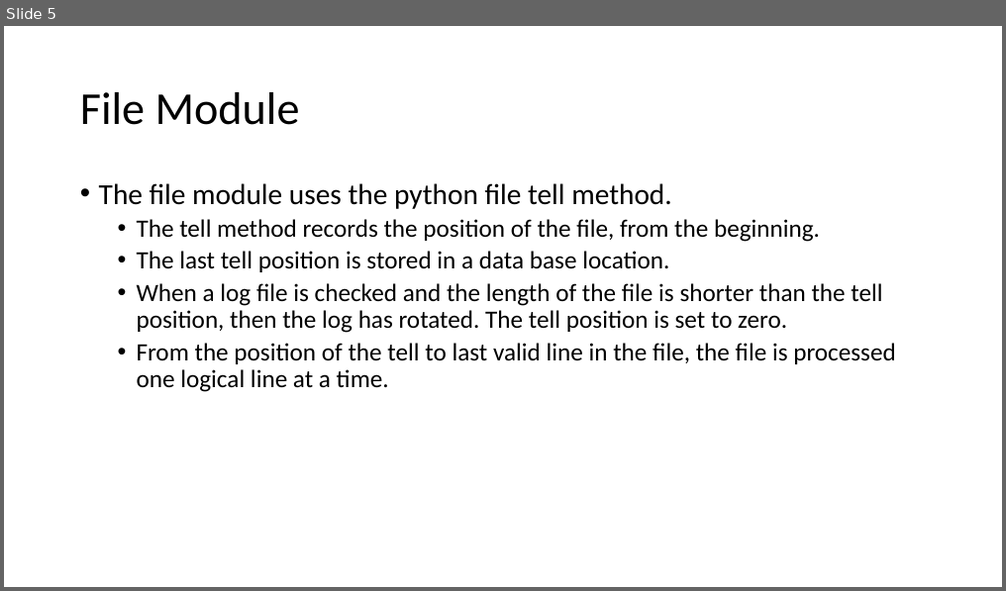
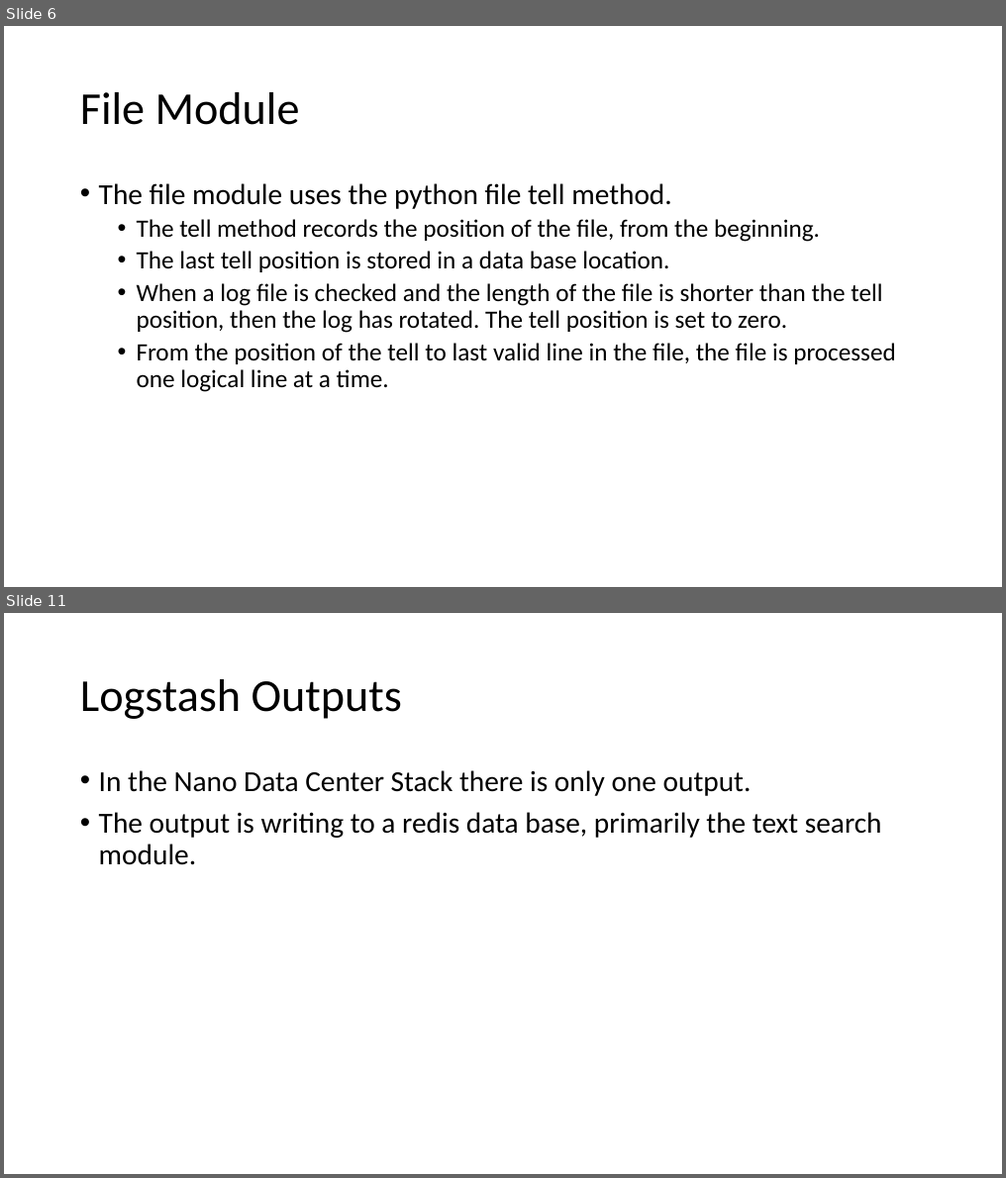
Before and after one commit to NanoDataCenter/nano_data_center, a slide deck: presentations/session_3/Redis as Elastic Search.pptx. Shown one above the other, each under a label of ours: slide 5 before the commit, slides 6 and 11 after it; the slides between them are not shown. The pictures are 1006x591 and 1006x1178 pixels, drawn with LibreOffice and Linux fonts; fonts in the diff are those of the drawing. Boxes give left, top, right and bottom in pixels: in the first picture for what was removed or moved away, otherwise in the second. Text is boxed around its words. In the diff, an @@ line names an element or a change of style, - is before the commit and + after.

```diff
--- a/presentations/session_3/Redis as Elastic Search.pptx
+++ b/presentations/session_3/Redis as Elastic Search.pptx
@@ slide 11 added at [4,613,1002,1174], background #FFFFFF @@
@@ title added at [80,679,402,719], 44 pt, text #000000 @@
+Logstash Outputs
@@ text added at [99,770,882,865], 28 pt, text #000000 @@
+• In the Nano Data Center Stack there is only one output.
+• The output is writing to a redis data base, primarily the text search module.
@@ what was slide 5 is now slide 6 @@
```
Also in this commit, not shown: 1 slide changed, 5 other slides added.
